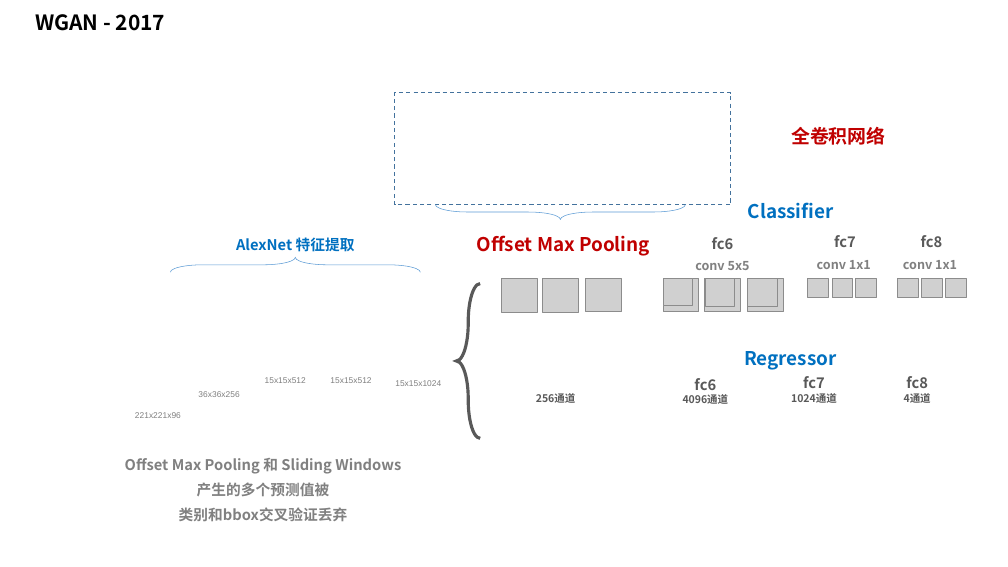
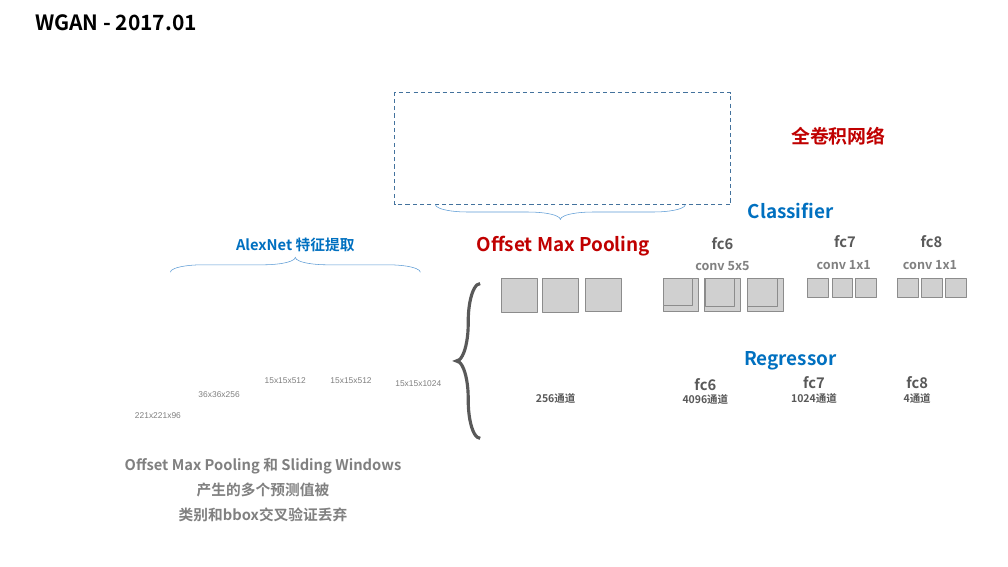
Before and after one commit to taylorguo/GAN_Understanding_Practicing, a slide deck: slide 11 of GAN_Understanding/GANunderstanding.pptx. Drawn at 1008x567 pixels with LibreOffice and Linux fonts; fonts in the diff are those of the drawing; grey boxes stand for pictures; background and template pictures are left out. Boxes give left, top, right and bottom in pixels: in the first picture for what was removed or moved away, otherwise in the second. Text is boxed around its words. In the diff, an @@ line names an element or a change of style, - is before the commit and + after.

```diff
--- a/GAN_Understanding/GANunderstanding.pptx
+++ b/GAN_Understanding/GANunderstanding.pptx
@@ text at box(35, 14, 197, 31): text changed @@
-WGAN - 2017
+WGAN - 2017.01
```
Also in this commit, not shown: 1 slide added.
